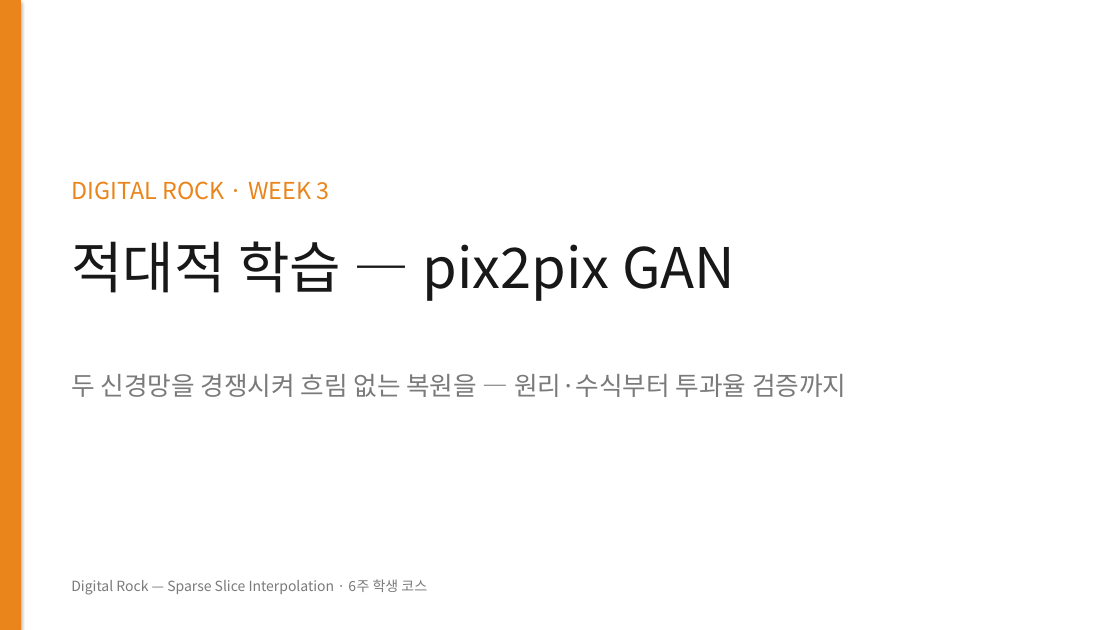
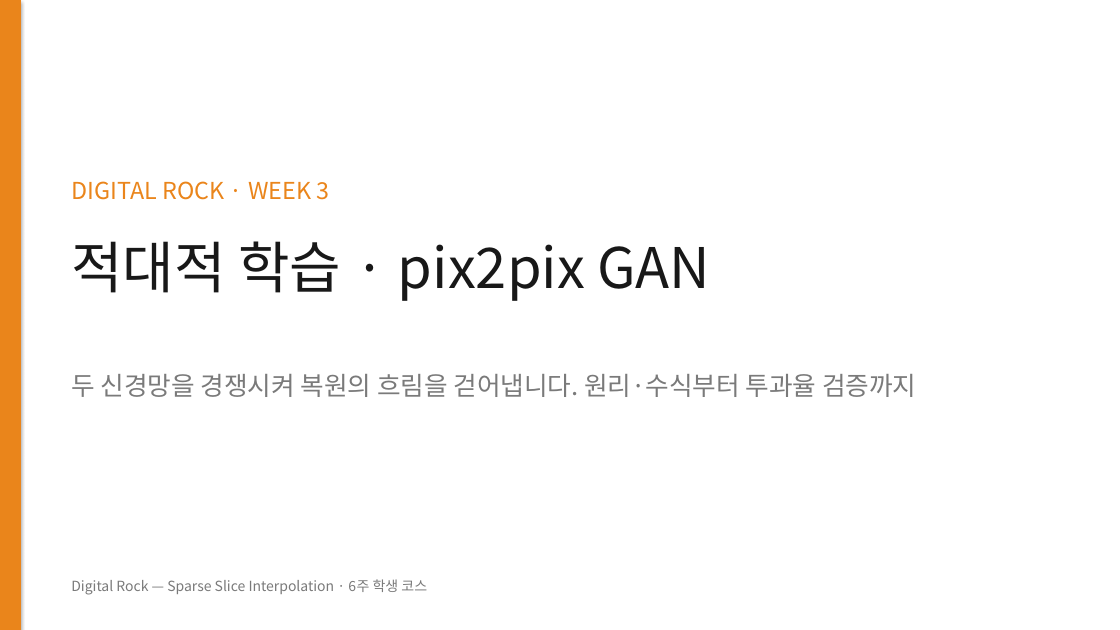
Before and after one commit to 01willy/Digital_rock_DL_Education, a slide deck: slide 1 of web/downloads/shared/w3/W3.pptx. Drawn at 1120x630 pixels with LibreOffice and Linux fonts; fonts in the diff are those of the drawing. Boxes give left, top, right and bottom in pixels: in the first picture for what was removed or moved away, otherwise in the second. Text is boxed around its words. In the diff, an @@ line names an element or a change of style, - is before the commit and + after.

```diff
--- a/web/downloads/shared/w3/W3.pptx
+++ b/web/downloads/shared/w3/W3.pptx
@@ text at (x1=71, y1=241, x2=711, y2=301): text changed @@
-적대적 학습 — pix2pix GAN
+적대적 학습 · pix2pix GAN
@@ text at (x1=71, y1=374, x2=916, y2=397): text changed @@
-두 신경망을 경쟁시켜 흐림 없는 복원을 — 원리·수식부터 투과율 검증까지
+두 신경망을 경쟁시켜 복원의 흐림을 걷어냅니다. 원리·수식부터 투과율 검증까지
```
Also in this commit, not shown: 14 other slides changed, 25 other files.
